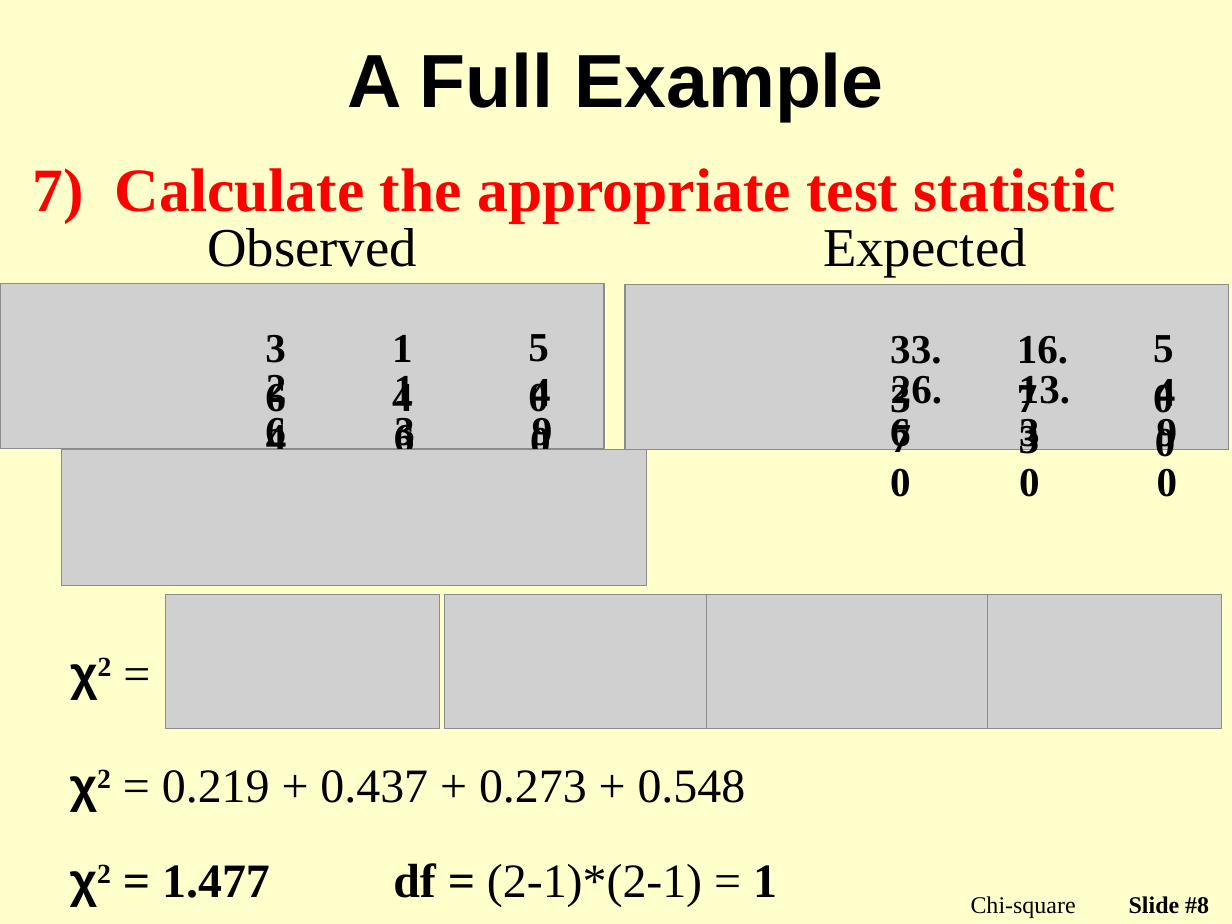
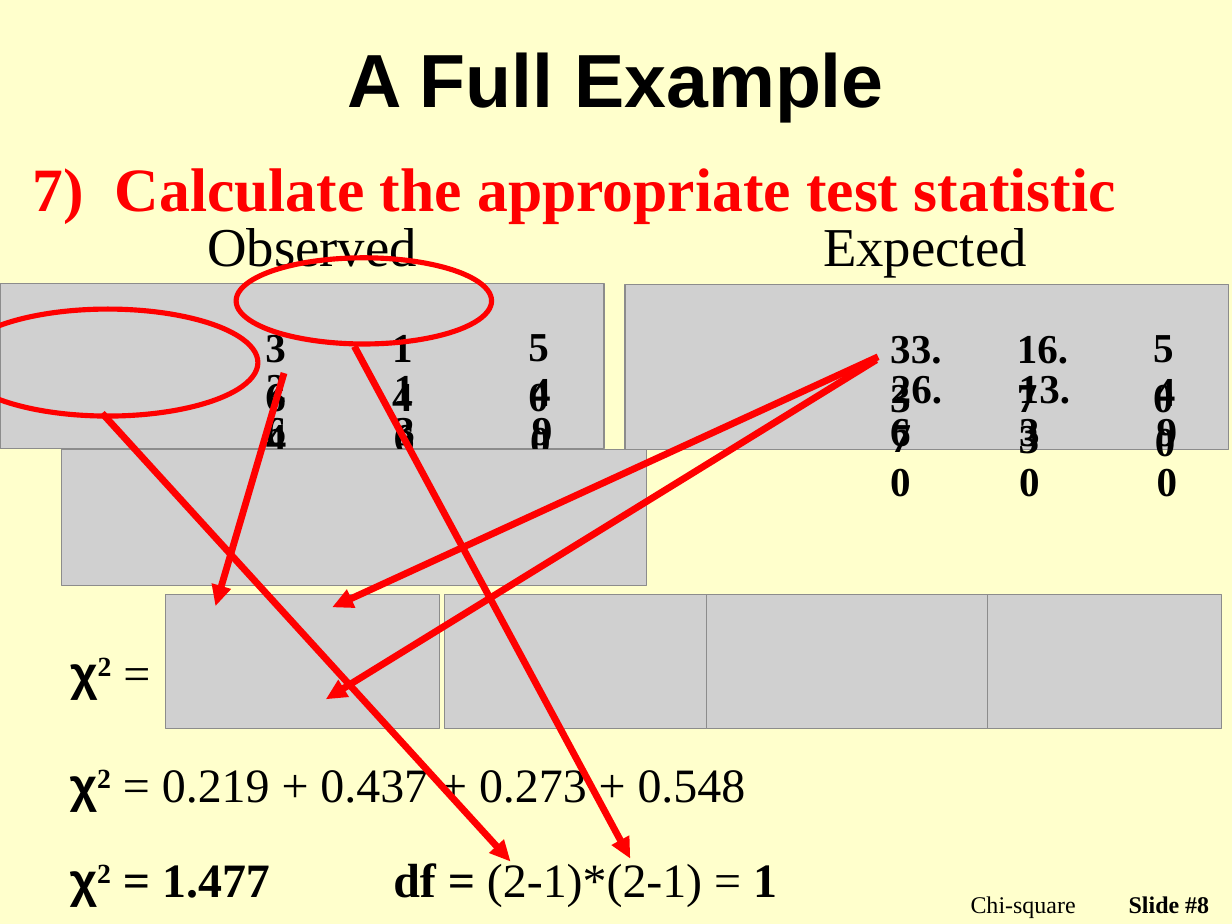
Before and after one commit to droglenc/NCMTH107, a slide deck: slide 8 of modules/PPT/ChiSquare_PPT2.pptx. Drawn at 1232x924 pixels with LibreOffice and Linux fonts; fonts in the diff are those of the drawing; grey boxes stand for pictures; background and template pictures are left out. Boxes give left, top, right and bottom in pixels: in the first picture for what was removed or moved away, otherwise in the second. Text is boxed around its words. In the diff, an @@ line names an element or a change of style, - is before the commit and + after.

```diff
--- a/modules/PPT/ChiSquare_PPT2.pptx
+++ b/modules/PPT/ChiSquare_PPT2.pptx
@@ ellipse added at [237,257,492,344], outline #FF0000 3 pt @@
@@ ellipse added at [0,309,259,416], outline #FF0000 3 pt @@
@@ arrow added from (878, 357) to (333, 607), #FF0000 4 pt @@
@@ arrow added from (355, 346) to (630, 859), #FF0000 4 pt @@
@@ arrow added from (285, 373) to (216, 606), #FF0000 4 pt @@
@@ arrow added from (876, 360) to (326, 699), #FF0000 4 pt @@
@@ arrow added from (102, 413) to (510, 861), #FF0000 4 pt @@
```
Also in this commit, not shown: 4 other slides changed, 1 other file.
